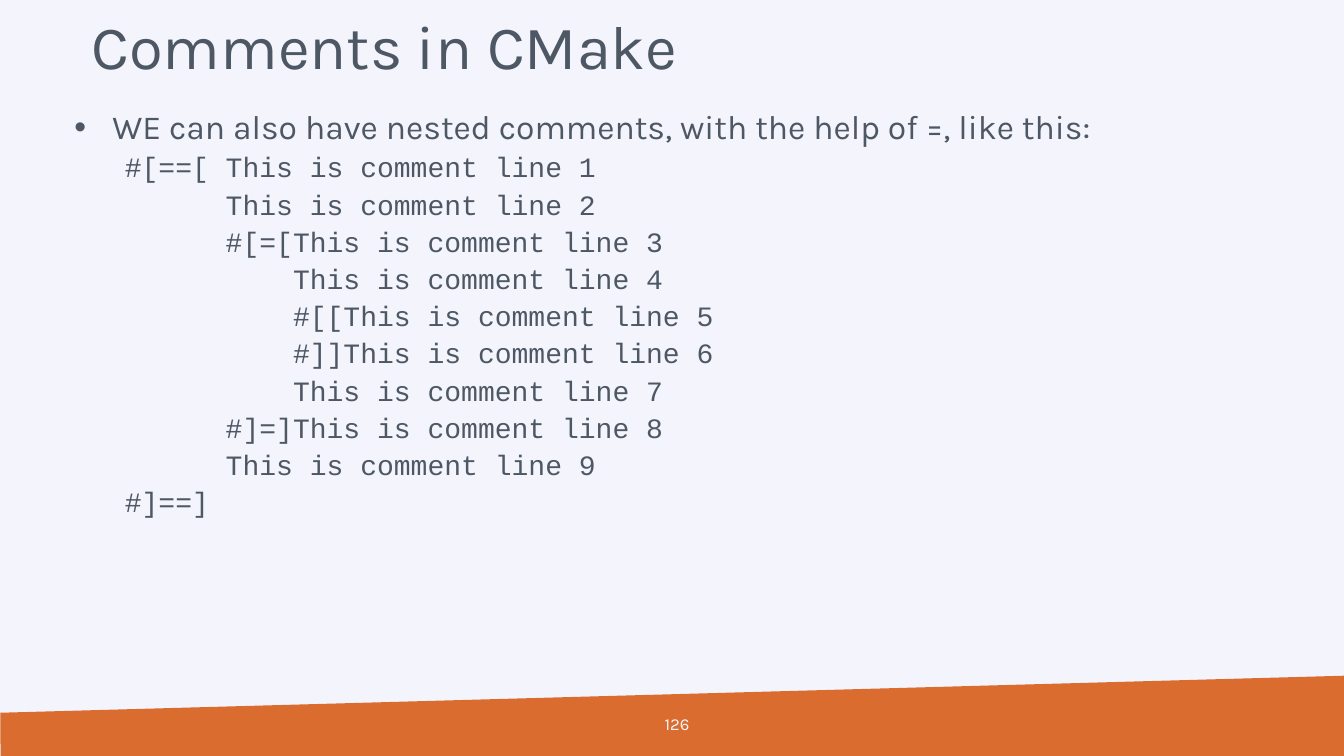
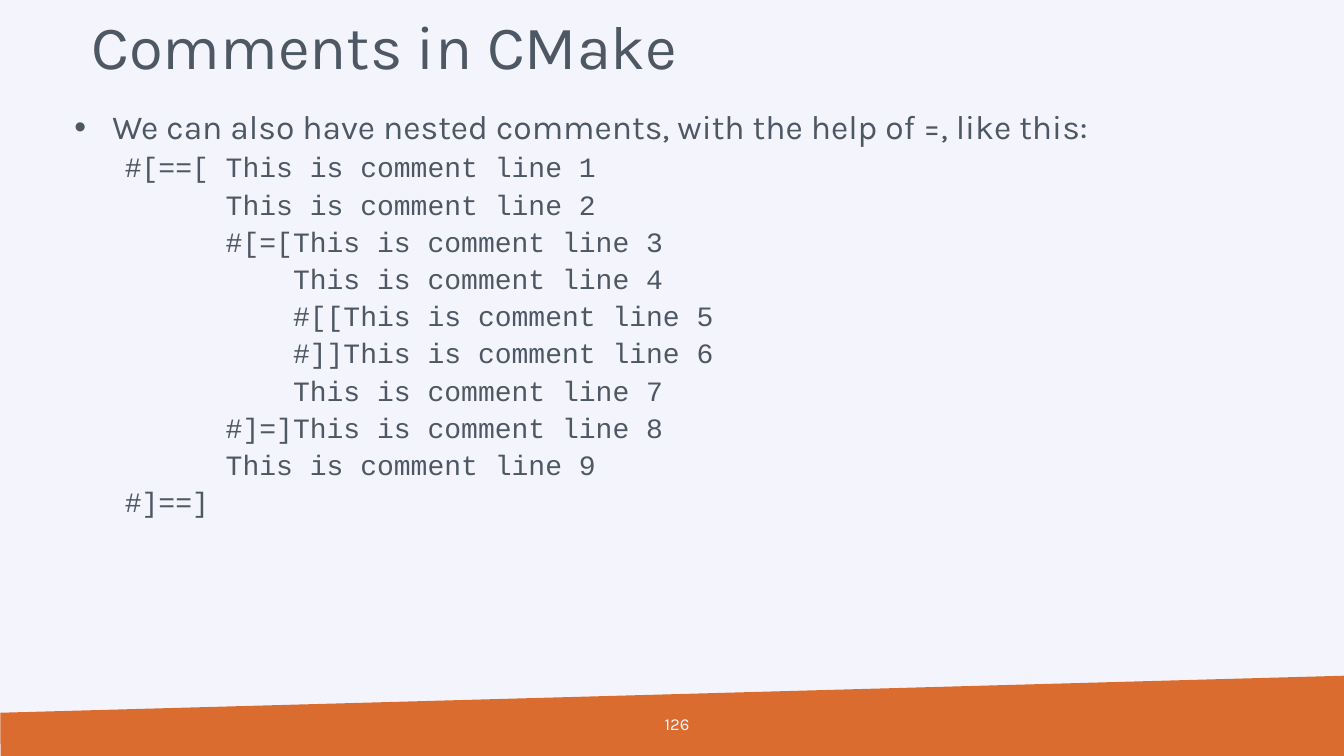
Before and after one commit to hpcleuven/CMake-intro, a slide deck: slide 126 of CMake-introduction.pptx. Drawn at 1344x756 pixels with LibreOffice and Linux fonts; fonts in the diff are those of the drawing; background and template pictures are left out. Boxes give left, top, right and bottom in pixels: in the first picture for what was removed or moved away, otherwise in the second. Text is boxed around its words. In the diff, an @@ line names an element or a change of style, - is before the commit and + after.

```diff
--- a/CMake-introduction.pptx
+++ b/CMake-introduction.pptx
@@ text at [112, 116, 1087, 147]: text changed @@
-  • WE can also have nested comments, with the help of =, like this:
+  • We can also have nested comments, with the help of =, like this:
```
Also in this commit, not shown: 37 other slides changed, 1 other file.
